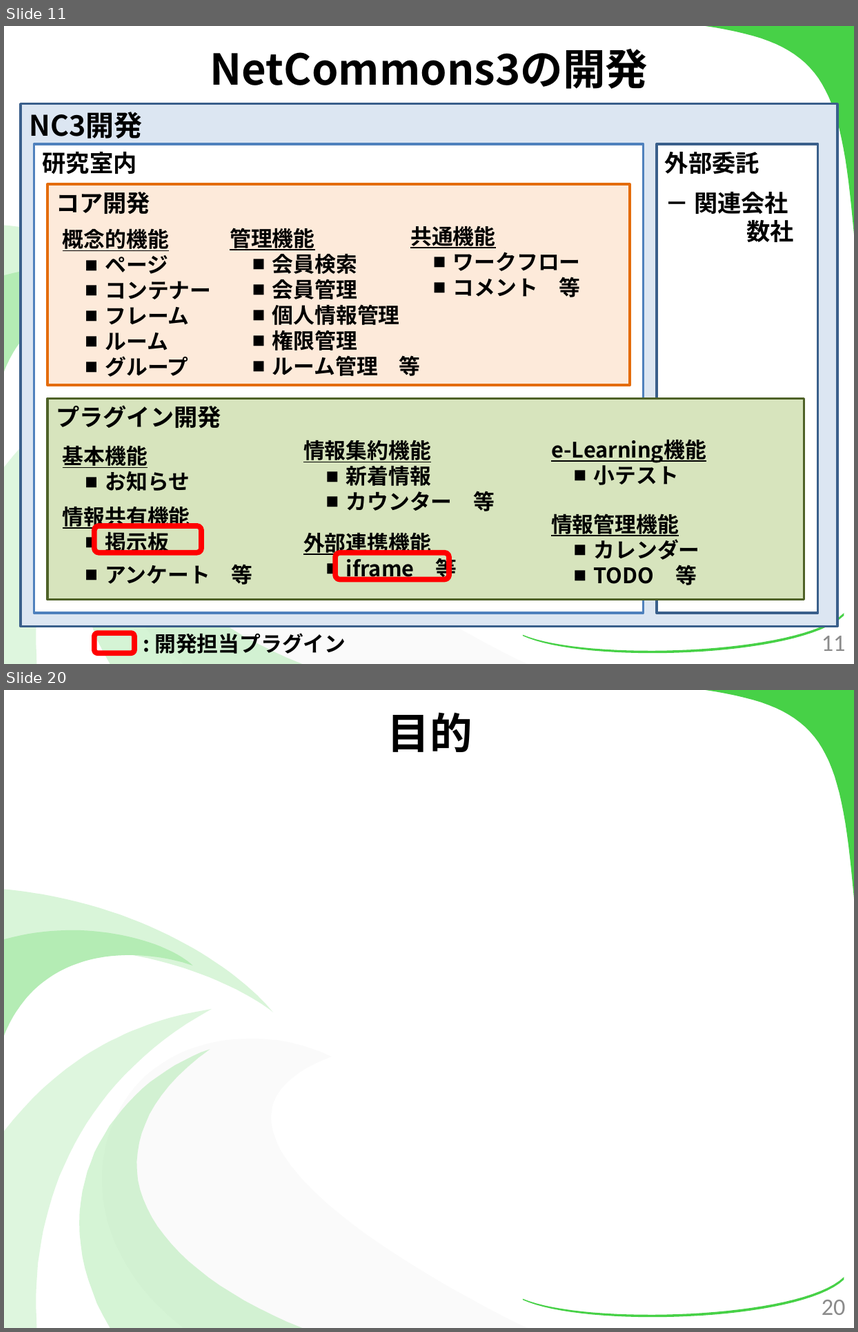
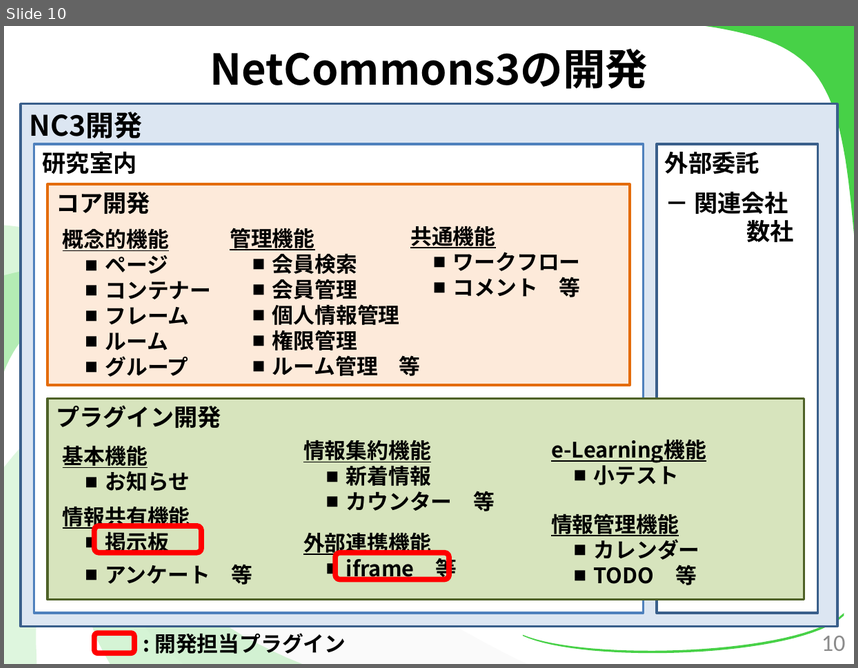
Before and after one commit to kotaro0717/Report-Management, a slide deck: 2.最終報告/3.発表資料/報告資料(最終).pptx. Shown one above the other, each under a label of ours: slides 11 and 20 before the commit, slide 10 after it; the slides between them are not shown. The pictures are 858x1332 and 858x668 pixels, drawn with LibreOffice and Linux fonts; fonts in the diff are those of the drawing. Boxes give left, top, right and bottom in pixels: in the first picture for what was removed or moved away, otherwise in the second. Text is boxed around its words. In the diff, an @@ line names an element or a change of style, - is before the commit and + after.

```diff
--- a/2.最終報告/3.発表資料/報告資料(最終).pptx
+++ b/2.最終報告/3.発表資料/報告資料(最終).pptx
@@ slide 20 removed at (4,690,854,1328), background #FFFFFF; not listed: 7 template elements that a slide beside it also shows @@
@@ text removed at (388,712,473,752) @@
-目的
@@ page number removed at (822,1299,846,1314) @@
-20
@@ what was slide 11 is now slide 10 @@
@@ page number at (822,635,846,650): text changed @@
-11
+10
```
Also in this commit, not shown: 32 slides changed, 15 slides added, 10 other slides removed, 6 other files.
